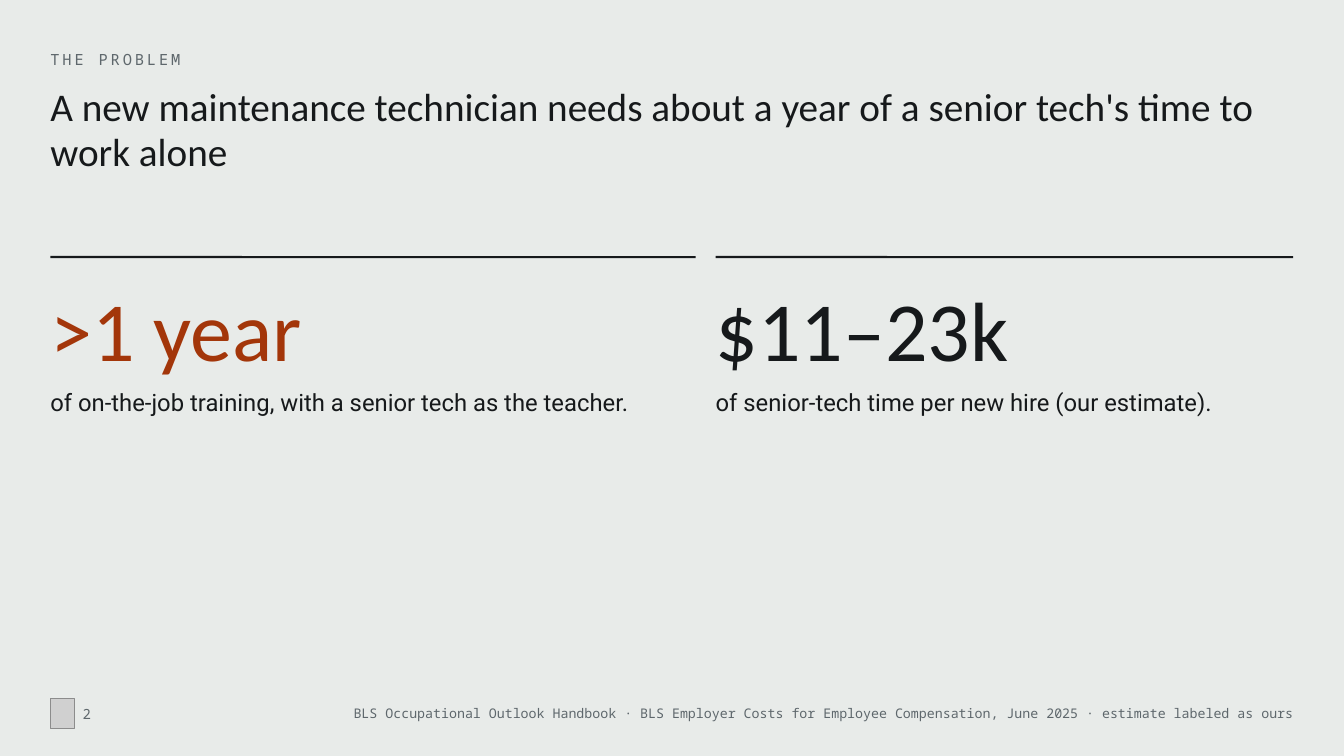
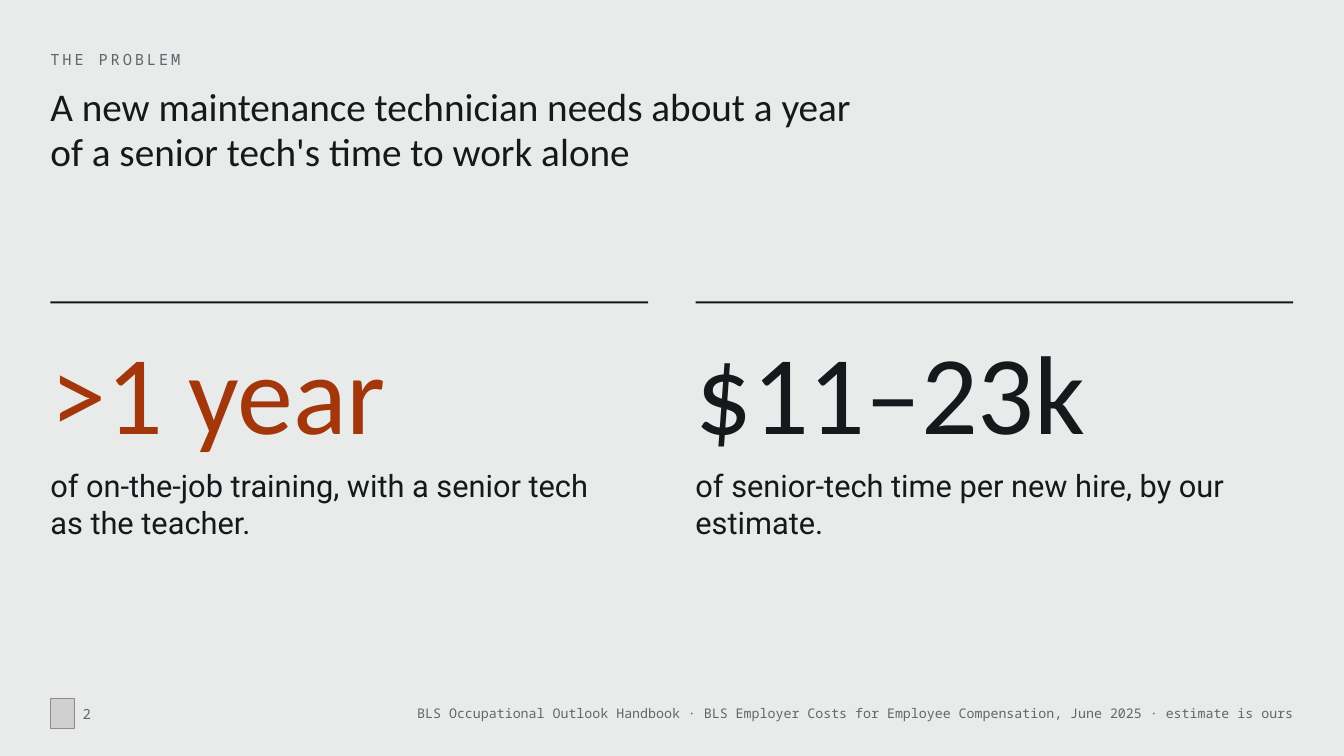
Before and after one commit to MonishSaravana/praxis, a slide deck: slide 2 of deck/Praxis_SAH_Oct2026.pptx. Drawn at 1344x756 pixels with LibreOffice and Linux fonts; fonts in the diff are those of the drawing; grey boxes stand for pictures. Boxes give left, top, right and bottom in pixels: in the first picture for what was removed or moved away, otherwise in the second. Text is boxed around its words. In the diff, an @@ line names an element or a change of style, - is before the commit and + after.

```diff
--- a/deck/Praxis_SAH_Oct2026.pptx
+++ b/deck/Praxis_SAH_Oct2026.pptx
@@ title at bbox=[50, 93, 851, 167]: text changed @@
-A new maintenance technician needs about a year of a senior tech's time to work alone
+A new maintenance technician needs about a year
+of a senior tech's time to work alone
@@ text ">1 year" at bbox=[50, 362, 386, 452]: size 60 to 80 pt @@
@@ text ">1 year": place and size @@
-text ">1 year" at bbox=[50, 307, 302, 375]
+text ">1 year" at bbox=[50, 362, 386, 452]
@@ line moved from (50, 257) - (696, 257) to (50, 302) - (648, 302) @@
@@ text "$11–23k": place and size @@
-text "$11–23k" at bbox=[716, 302, 1009, 371]
+text "$11–23k" at bbox=[695, 356, 1085, 447]
@@ text "$11–23k" at bbox=[695, 356, 1085, 447]: size 60 to 80 pt @@
@@ line moved from (716, 257) - (1294, 257) to (696, 302) - (1294, 302) @@
@@ text "of on-the-job training, with a ...": place and size @@
-text "of on-the-job training, with a ..." at bbox=[50, 393, 629, 416]
+text "of on-the-job training, with a ..." at bbox=[50, 473, 588, 535]
@@ text "of on-the-job training, with a ..." at bbox=[50, 473, 588, 535]: size 17 to 22 pt @@
@@ text at bbox=[695, 473, 1224, 535]: text changed; size 17 to 22 pt @@
-of senior-tech time per new hire (our estimate).
+of senior-tech time per new hire, by our estimate.
@@ text at bbox=[417, 708, 1293, 721]: text changed @@
-BLS Occupational Outlook Handbook · BLS Employer Costs for Employee Compensation, June 2025 · estimate labeled as ours
+BLS Occupational Outlook Handbook · BLS Employer Costs for Employee Compensation, June 2025 · estimate is ours
```
Also in this commit, not shown: 18 other slides changed, 30 other files.
